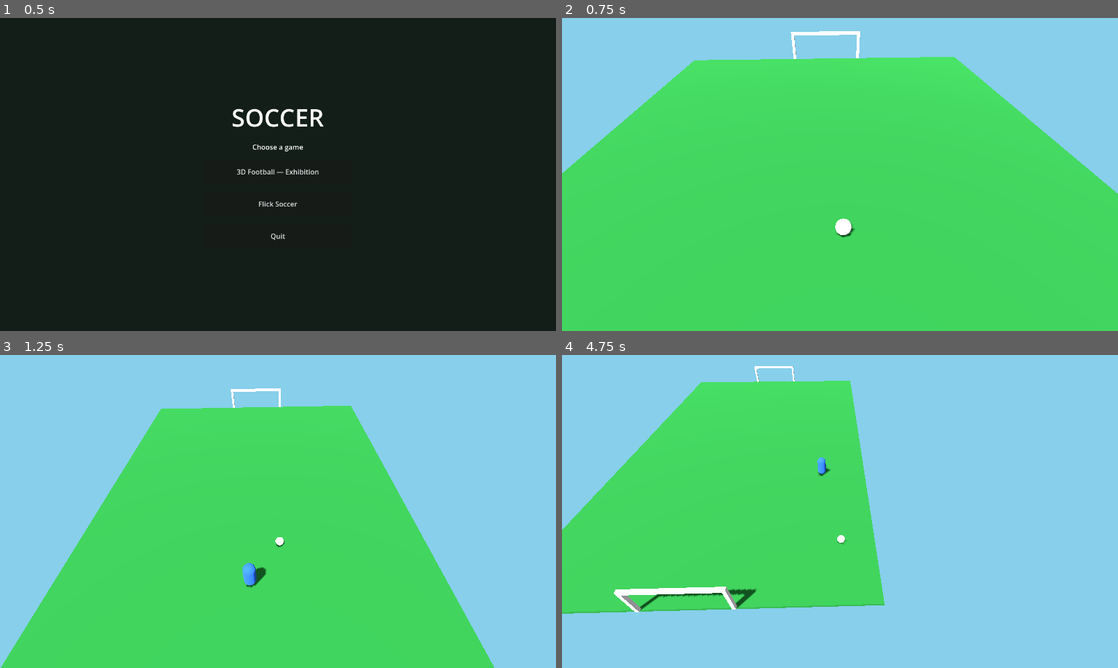
Above: before the commit, frames 1-4 (two rows, left to right).
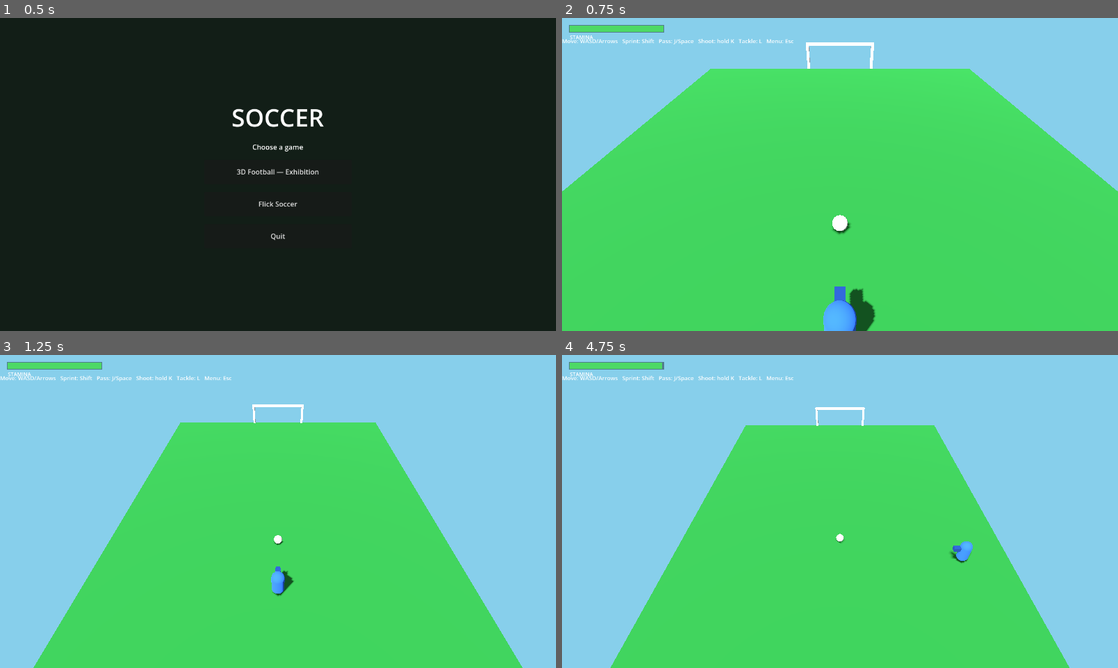
Above: after the commit, the same moments.

Repository: ukemeikot/flick-soccer
Game: Godot game, scene res://scenes/MainMenu.tscn
Same seed, same stepped clock (60 frames per second), same inputs: the game is played once before the commit and once after it.
Inputs:
- Up to frame 1 (0.5 s): no input
- Up to frame 2 (0.75 s): click "3D Football — Exhibition" at 0.5 s
- Up to frame 3 (1.25 s): no input
- Up to frame 4 (4.75 s): hold Right (ui_right) 1.28-2.03 s; hold K (kick_shoot, bound only after the commit) 1.28-2.03 s; tap J (kick_pass, bound only after the commit) at 1.35, 4.55 s; tap Space at 1.52, 1.82, 2.27, 2.57, 3.77, 3.8, 4.07, 4.35, 4.52 s; hold Down (ui_down) 2.03-2.78 s; tap K (kick_shoot, bound only after the commit) at 2.1 s; tap Shift (sprint, bound only after the commit) at 2.3 s; hold Right (ui_right) 2.78-3.53 s; hold Shift (sprint, bound only after the commit) 2.78-3.53 s; tap L (tackle, bound only after the commit) at 3.05, 3.6 s; hold Up (ui_up) 3.53-4.28 s; hold Left (ui_left) from 4.28 s (still down)

Frame 1 is identical in both runs. In frame 2, 5.5% of the frame differs, in the area x 0-100%, y 2-100%; in frame 3, 10%; in frame 4, 44%, in the area x 0-92%, y 2-100%.

Commit message:
feat(godot): P1+P2 — player control, dribble, kicks, sprint/stamina, HUD
- InputActions autoload: WASD/arrows move, Shift sprint, J/Space pass, hold K
  shoot, L tackle.
- Player (CharacterBody3D): movement + facing, take possession & dribble (ball
  kept a step ahead), tap-pass, charged shot (hold-to-build power, release),
  header variant on airborne balls, sprint with stamina drain/regen, tackle lunge.
- Ball tuned with linear/angular damping so it settles; starts at rest.
- HUD (CanvasLayer): stamina bar, shot-power meter (while charging), controls hint.
- Match wires Player+Ball+BroadcastCamera+HUD; typed nodes via class_name.

Recipient-targeted passing waits for teammates (P3); goal detection/rules are P4
(goals are cosmetic for now). Headless import+run clean on Godot 4.7.1.

Diff:
--- a/soccer3d/project.godot
+++ b/soccer3d/project.godot
@@ -1,4 +1,11 @@
-; Godot 4 project — stylized 3D arcade football (5-a-side). See ../football-plan.md.
+; Engine configuration file.
+; It's best edited using the editor UI and not directly,
+; since the parameters that go here are not all obvious.
+;
+; Format:
+;   [section] ; section goes between []
+;   param=value ; assign values to parameters
+
 config_version=5
 
 [application]
@@ -13,6 +20,6 @@
 window/size/viewport_width=1280
 window/size/viewport_height=720
 
-[rendering]
+[autoload]
 
-renderer/rendering_method="forward_plus"
+InputActions="*res://scripts/input/InputActions.gd"
--- a/soccer3d/scripts/Ball.gd
+++ b/soccer3d/scripts/Ball.gd
@@ -1,4 +1,5 @@
 extends RigidBody3D
+class_name Ball
 ## The match ball. A physics sphere with a little starting roll so P0 shows motion. Kicking
 ## (impulses from players) arrives in P1.
 
@@ -25,6 +26,6 @@
 	pm.bounce = 0.5
 	pm.friction = 0.6
 	physics_material_override = pm
-
-	# A gentle roll so the pitch + follow-camera are visibly working in P0.
-	linear_velocity = Vector3(4.0, 0.0, 6.0)
+	# Roll resistance so the ball settles instead of gliding forever.
+	linear_damp = 0.6
+	angular_damp = 1.0
--- a/soccer3d/scripts/Match.gd
+++ b/soccer3d/scripts/Match.gd
@@ -3,9 +3,6 @@
 ## keyboard-movable debug player, and a broadcast camera that follows the ball. Built in code so the
 ## project loads reliably; proper scenes are extracted as the game grows. Esc returns to the menu.
 
-const BallScript := preload("res://scripts/Ball.gd")
-const PlayerScript := preload("res://scripts/player/DebugPlayer.gd")
-const CameraScript := preload("res://scripts/camera/BroadcastCamera.gd")
 const MENU_SCENE := "res://scenes/MainMenu.tscn"
 
 const PITCH_LENGTH := 40.0 # along Z
@@ -15,21 +12,26 @@
 	_build_environment()
 	_build_pitch()
 
-	var ball := RigidBody3D.new()
-	ball.set_script(BallScript)
+	var ball := Ball.new()
 	ball.position = Vector3(0.0, 0.3, 0.0)
 	add_child(ball)
 
-	var player := CharacterBody3D.new()
-	player.set_script(PlayerScript)
-	player.position = Vector3(0.0, 0.9, 6.0)
+	var player := Player.new()
+	player.position = Vector3(0.0, 0.9, 4.0)
 	add_child(player)
+	player.ball = ball
 
-	var cam := Camera3D.new()
-	cam.set_script(CameraScript)
+	var cam := BroadcastCamera.new()
 	cam.fov = 60.0
 	add_child(cam)
 	cam.target = ball
+
+	# HUD (stamina + shot-power meter + controls hint).
+	var layer := CanvasLayer.new()
+	add_child(layer)
+	var hud := Hud.new()
+	layer.add_child(hud)
+	hud.player = player
 
 func _unhandled_input(event: InputEvent) -> void:
 	if event.is_action_pressed("ui_cancel"):
--- a/soccer3d/scripts/camera/BroadcastCamera.gd
+++ b/soccer3d/scripts/camera/BroadcastCamera.gd
@@ -1,4 +1,5 @@
 extends Camera3D
+class_name BroadcastCamera
 ## Broadcast-style camera: sits above/behind and follows the target (the ball) with smoothing.
 
 @export var offset := Vector3(0.0, 16.0, 14.0)
--- /dev/null
+++ b/soccer3d/scripts/input/InputActions.gd
@@ -0,0 +1,21 @@
+extends Node
+## Autoload that registers gameplay input actions in code (keyboard for now; gamepad/touch later).
+## Movement: WASD + arrows. Sprint: Shift. Pass: J. Shoot: K.
+
+func _ready() -> void:
+	_bind("move_left", [KEY_A, KEY_LEFT])
+	_bind("move_right", [KEY_D, KEY_RIGHT])
+	_bind("move_up", [KEY_W, KEY_UP])
+	_bind("move_down", [KEY_S, KEY_DOWN])
+	_bind("sprint", [KEY_SHIFT])
+	_bind("kick_pass", [KEY_J, KEY_SPACE])
+	_bind("kick_shoot", [KEY_K])
+	_bind("tackle", [KEY_L])
+
+func _bind(action: String, keys: Array) -> void:
+	if not InputMap.has_action(action):
+		InputMap.add_action(action)
+	for k in keys:
+		var e := InputEventKey.new()
+		e.physical_keycode = k
+		InputMap.action_add_event(action, e)
--- a/soccer3d/scripts/player/DebugPlayer.gd
+++ /dev/null
@@ -1,32 +0,0 @@
-extends CharacterBody3D
-## P0 debug player: a capsule you drive with the arrow keys to prove movement + the pitch work.
-## Real controls, dribbling and kicking arrive in P1.
-
-const SPEED := 8.0
-
-func _ready() -> void:
-	var mesh := MeshInstance3D.new()
-	var capsule := CapsuleMesh.new()
-	capsule.radius = 0.4
-	capsule.height = 1.8
-	mesh.mesh = capsule
-	var mat := StandardMaterial3D.new()
-	mat.albedo_color = Color(0.20, 0.45, 0.95)
-	mesh.material_override = mat
-	add_child(mesh)
-
-	var col := CollisionShape3D.new()
-	var shape := CapsuleShape3D.new()
-	shape.radius = 0.4
-	shape.height = 1.8
-	col.shape = shape
-	add_child(col)
-
-func _physics_process(_delta: float) -> void:
-	# Built-in ui_* actions (arrow keys) — no InputMap setup needed for P0.
-	var input := Input.get_vector("ui_left", "ui_right", "ui_up", "ui_down")
-	# Screen "up" drives into the pitch (-Z).
-	velocity.x = input.x * SPEED
-	velocity.z = input.y * SPEED
-	velocity.y = 0.0
-	move_and_slide()
--- /dev/null
+++ b/soccer3d/scripts/player/Player.gd
@@ -0,0 +1,151 @@
+extends CharacterBody3D
+class_name Player
+## The controllable player (P1/P2): move + sprint (stamina), take possession & dribble, tap-pass,
+## charged shot (hold Shoot to build power, release), headers on high balls, and a tackle lunge.
+## Recipient-targeted passing arrives with teammates in P3 — for now a pass goes where you face.
+
+@export var kit_color := Color(0.20, 0.45, 0.95)
+@export var walk_speed := 6.5
+@export var sprint_speed := 10.5
+@export var control_radius := 1.5
+@export var dribble_distance := 1.15
+@export var pass_power := 12.0
+@export var min_shot_power := 11.0
+@export var max_shot_power := 26.0
+
+const STAMINA_DRAIN := 0.28   # per second while sprinting
+const STAMINA_REGEN := 0.16   # per second otherwise
+const CHARGE_RATE := 1.5      # shot-charge per second (0..1)
+const KICK_COOLDOWN := 0.35
+const LUNGE_TIME := 0.28
+const HIGH_BALL_Y := 1.0      # ball above this is "in the air" → header
+
+var ball: RigidBody3D
+var facing := Vector3(0.0, 0.0, -1.0)
+var stamina := 1.0            # 0..1 (read by the HUD)
+var charge := 0.0             # 0..1 while holding Shoot (read by the HUD)
+
+var _kick_cooldown := 0.0
+var _lunge := 0.0
+
+func _ready() -> void:
+	var mesh := MeshInstance3D.new()
+	var capsule := CapsuleMesh.new()
+	capsule.radius = 0.4
+	capsule.height = 1.8
+	mesh.mesh = capsule
+	var mat := StandardMaterial3D.new()
+	mat.albedo_color = kit_color
+	mesh.material_override = mat
+	add_child(mesh)
+
+	# Facing "nose" so you can read which way the player points (local -Z is forward).
+	var nose := MeshInstance3D.new()
+	var nose_mesh := BoxMesh.new()
+	nose_mesh.size = Vector3(0.3, 0.3, 0.5)
+	nose.mesh = nose_mesh
+	var nose_mat := StandardMaterial3D.new()
+	nose_mat.albedo_color = kit_color.darkened(0.4)
+	nose.material_override = nose_mat
+	nose.position = Vector3(0.0, 0.3, -0.6)
+	add_child(nose)
+
+	var col := CollisionShape3D.new()
+	var shape := CapsuleShape3D.new()
+	shape.radius = 0.4
+	shape.height = 1.8
+	col.shape = shape
+	add_child(col)
+
+func _physics_process(delta: float) -> void:
+	_kick_cooldown = maxf(_kick_cooldown - delta, 0.0)
+	_lunge = maxf(_lunge - delta, 0.0)
+
+	var input := Input.get_vector("move_left", "move_right", "move_up", "move_down")
+	var move := Vector3(input.x, 0.0, input.y)
+	var moving := move.length() > 0.1
+
+	var wants_sprint := Input.is_action_pressed("sprint") and stamina > 0.05 and moving
+	var speed := sprint_speed if wants_sprint else walk_speed
+	if _lunge > 0.0:
+		speed = sprint_speed * 1.5
+
+	velocity.x = move.x * speed
+	velocity.z = move.z * speed
+	velocity.y = 0.0
+	if _lunge > 0.0 and not moving:
+		velocity.x = facing.x * sprint_speed * 1.5
+		velocity.z = facing.z * sprint_speed * 1.5
+	move_and_slide()
+
+	if moving:
+		facing = move.normalized()
+		look_at(global_position + facing, Vector3.UP)
+
+	# Stamina.
+	if wants_sprint:
+		stamina = maxf(stamina - STAMINA_DRAIN * delta, 0.0)
+	else:
+		stamina = minf(stamina + STAMINA_REGEN * delta, 1.0)
+
+	# Charged shot: hold to build power, release to fire.
+	if Input.is_action_pressed("kick_shoot"):
+		charge = minf(charge + CHARGE_RATE * delta, 1.0)
+	if Input.is_action_just_released("kick_shoot"):
+		_shoot(charge)
+		charge = 0.0
+	if Input.is_action_just_pressed("kick_pass"):
+		_pass()
+	if Input.is_action_just_pressed("tackle"):
+		_lunge = LUNGE_TIME
+
+	_dribble()
+
+func has_possession() -> bool:
+	if ball == null or _kick_cooldown > 0.0:
+		return false
+	var d := ball.global_position - global_position
+	d.y = 0.0
+	return d.length() <= control_radius
+
+func _dribble() -> void:
+	if not has_possession():
+		return
+	# Keep the ball a step ahead in the facing direction.
+	var target := global_position + facing * dribble_distance
+	var desired := target - ball.global_position
+	desired.y = 0.0
+	ball.linear_velocity.x = desired.x * 7.0
+	ball.linear_velocity.z = desired.z * 7.0
+
+func _pass() -> void:
+	if not _within_kick_range():
+		return
+	var high := ball.global_position.y > HIGH_BALL_Y
+	_launch(facing * pass_power + Vector3.UP * (2.5 if high else 1.5))
+
+func _shoot(c: float) -> void:
+	if not _within_kick_range():
+		return
+	var high := ball.global_position.y > HIGH_BALL_Y
+	var power := lerpf(min_shot_power, max_shot_power, c)
+	# A header (high ball) trades some power for extra loft.
+	if high:
+		_launch(facing * (power * 0.8) + Vector3.UP * (5.0 + c * 3.0))
+	else:
+		_launch(facing * power + Vector3.UP * (2.0 + c * 2.5))
+
+func _within_kick_range() -> bool:
+	if ball == null:
+		return false
+	var d := ball.global_position - global_position
+	d.y = 0.0
+	return d.length() <= control_radius + 0.7
+
+func _launch(impulse: Vector3) -> void:
+	ball.linear_velocity = Vector3.ZERO
+	ball.apply_central_impulse(impulse)
+	_kick_cooldown = KICK_COOLDOWN
+
+func charge_ratio() -> float:
+	return charge
--- /dev/null
+++ b/soccer3d/scripts/ui/Hud.gd
@@ -0,0 +1,66 @@
+extends Control
+class_name Hud
+## Match HUD: a stamina bar, a shot-power meter (only while charging), and a controls hint.
+## Reads live values off the player each frame.
+
+var player: Player
+
+var _stamina_fill: ColorRect
+var _power_bar: Control
+var _power_fill: ColorRect
+
+func _ready() -> void:
+	set_anchors_preset(Control.PRESET_FULL_RECT)
+	mouse_filter = Control.MOUSE_FILTER_IGNORE
+
+	# Stamina bar (top-left).
+	var stam_bg := ColorRect.new()
+	stam_bg.color = Color(0.0, 0.0, 0.0, 0.4)
+	stam_bg.position = Vector2(16, 16)
+	stam_bg.size = Vector2(220, 18)
+	add_child(stam_bg)
+	_stamina_fill = ColorRect.new()
+	_stamina_fill.color = Color(0.3, 0.85, 0.4)
+	_stamina_fill.position = Vector2(18, 18)
+	_stamina_fill.size = Vector2(216, 14)
+	add_child(_stamina_fill)
+	var stam_label := Label.new()
+	stam_label.text = "STAMINA"
+	stam_label.position = Vector2(18, 36)
+	stam_label.add_theme_font_size_override("font_size", 12)
+	add_child(stam_label)
+
+	# Shot-power meter (bottom-center), hidden unless charging.
+	_power_bar = Control.new()
+	_power_bar.position = Vector2(0, 0)
+	add_child(_power_bar)
+	var pow_bg := ColorRect.new()
+	pow_bg.color = Color(0.0, 0.0, 0.0, 0.4)
+	pow_bg.size = Vector2(260, 16)
+	_power_bar.add_child(pow_bg)
+	_power_fill = ColorRect.new()
+	_power_fill.color = Color(0.95, 0.75, 0.2)
+	_power_fill.position = Vector2(2, 2)
+	_power_fill.size = Vector2(0, 12)
+	_power_bar.add_child(_power_fill)
+	_power_bar.visible = false
+
+	var hint := Label.new()
+	hint.text = "Move: WASD/Arrows   Sprint: Shift   Pass: J/Space   Shoot: hold K   Tackle: L   Menu: Esc"
+	hint.add_theme_font_size_override("font_size", 13)
+	hint.set_anchors_preset(Control.PRESET_TOP_WIDE)
+	hint.horizontal_alignment = HORIZONTAL_ALIGNMENT_CENTER
+	hint.position = Vector2(0, 44)
+	add_child(hint)
+
+func _process(_delta: float) -> void:
+	if player == null:
+		return
+	_stamina_fill.size.x = 216.0 * clampf(player.stamina, 0.0, 1.0)
+
+	var vp := get_viewport_rect().size
+	_power_bar.position = Vector2(vp.x / 2.0 - 130.0, vp.y - 48.0)
+	var charging := player.charge_ratio() > 0.001
+	_power_bar.visible = charging
+	if charging:
+		_power_fill.size.x = 256.0 * clampf(player.charge_ratio(), 0.0, 1.0)
Not shown, added: soccer3d/scripts/input/InputActions.gd.uid
Not shown, removed: soccer3d/scripts/player/DebugPlayer.gd.uid
Not shown, added: soccer3d/scripts/player/Player.gd.uid
Not shown, added: soccer3d/scripts/ui/Hud.gd.uid
